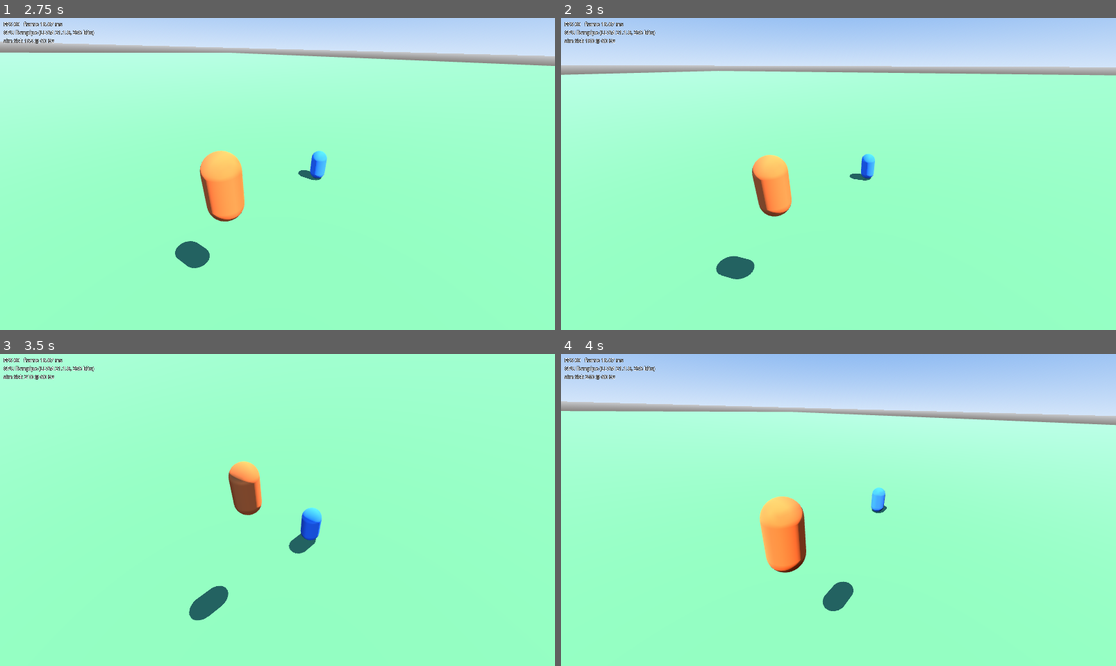
Above: before the commit, frames 1-4 (two rows, left to right).
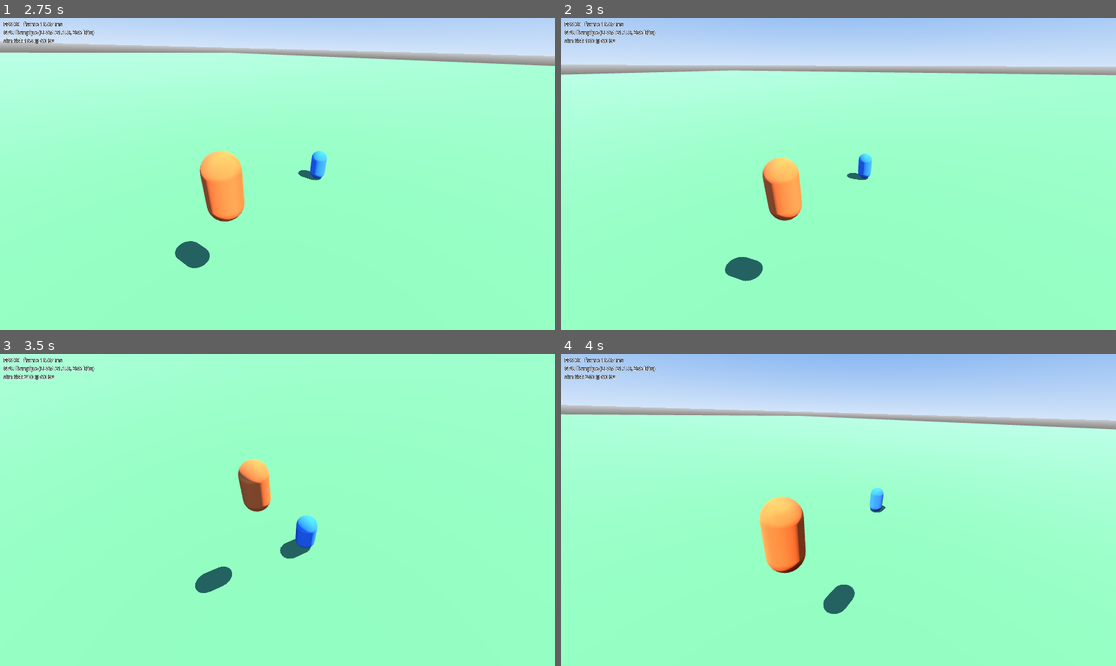
Above: after the commit, the same moments.

Repository: ArnabChatterjee20k/skybreak
Game: Godot game, scene res://game/levels/test_arena.tscn
The game is run twice, just before and just after one commit, with the same random seed, the same clock (stepped at 60 frames per second) and the same inputs.
Inputs (mouse positions are in pixels of both pictures, inside the frame that each line leads up to):
- Up to frame 1 (2.75 s): tap Enter at 0.5 s; move the mouse to (399, 158) at 0.52 s; hold D (move_right) 0.53-1.28 s; tap Space (ascend) at 0.6 s; click (399, 158) at 0.67 s; move the mouse to (249, 174) at 1.27 s; hold W (move_forward) from 1.28 s (still down); tap E (fighter_block) at 1.35 s; move the mouse to (288, 167) at 2.02 s; tap X (fighter_breaker) at 2.1 s
- Up to frame 2 (3 s): keep holding W (move_forward); move the mouse to (832, 180) at 2.77 s; tap R (fighter_charge) at 2.85 s; click (832, 180) at 2.92 s
- Up to frame 3 (3.5 s): keep holding W (move_forward)
- Up to frame 4 (4 s): keep holding W (move_forward); move the mouse to (877, 513) at 3.52 s; tap Shift (fighter_dash) at 3.6 s

Frame 1 is identical in both runs. In frame 2, 1.9% of the frame differs, in the area x 0-100%, y 14-85%; in frame 3, 2.2%; in frame 4, 3.8%, in the area x 0-100%, y 15-84%.

Commit message:
Add fixed-point meters to the combat sim and charge ki for movement
Co-Authored-By: Claude Opus 5.5 <noreply@anthropic.com>
Claude-Session: https://claude.ai/code/session_01WbnN9ffwurLS2Yry6i3xmD

Diff:
--- a/game/combat/combat_sim.gd
+++ b/game/combat/combat_sim.gd
@@ -5,38 +5,48 @@
 ## in ticks; use TICK_SECONDS when a duration in seconds is needed. All
 ## randomness comes from rng, so a seed plus the inputs replays a match exactly.
 
-## Things that will cost ki once meters exist (T-D02).
-enum KiCost { DASH, RUSH_DASH, SUSTAINED_DASH_TICK, VANISH_STEP }
-
 const TICKS_PER_SECOND := 60
 const TICK_SECONDS := 1.0 / TICKS_PER_SECOND
 ## A press stays buffered for this many ticks, counting the tick it happened.
 const INPUT_BUFFER_TICKS := 6
 const DEFAULT_TUNING := preload("res://game/combat/default_movement_tuning.tres")
+const DEFAULT_METER_TUNING := preload("res://game/combat/default_meter_tuning.tres")
+const DEFAULT_FIGHTER_STATS := preload("res://game/combat/default_fighter_stats.tres")
 
 const _DASH := FighterInput.Action.DASH
 const _BLOCK := FighterInput.Action.BLOCK
+const _CHARGE := FighterInput.Action.CHARGE
+const _UNIT := FighterState.METER_UNIT
+## Presses that do not interrupt charging.
+const _CHARGE_SAFE_ACTIONS := FighterInput.Action.CHARGE | FighterInput.Action.LOCK_TOGGLE
 ## A rush dash counts as arrived within this many metres of its stop distance.
 const _RUSH_ARRIVAL_MARGIN := 0.01
 
 var current_tick: int = 0
 var fighters: Array[FighterState] = []
 var rng := RandomNumberGenerator.new()
+## True once a fighter is knocked out; inputs are ignored until start_round().
+var round_over: bool = false
+## Index of the fighter who won the round, or -1 while it is undecided.
+var round_winner: int = -1
 ## Movement constants. Not part of the state hash: it is configuration.
 var tuning: MovementTuning
-
-
-func _init(seed_value: int = 0, movement_tuning: MovementTuning = null) -> void:
+## Meter constants shared by all fighters. Configuration, like tuning.
+var meter_tuning: MeterTuning
+
+
+func _init(seed_value: int = 0, movement_tuning: MovementTuning = null,
+		meters: MeterTuning = null) -> void:
 	rng.seed = seed_value
-	if movement_tuning:
-		tuning = movement_tuning
-	else:
-		tuning = DEFAULT_TUNING as MovementTuning
-
-
-## Adds a fighter. Above the floor it starts hovering, otherwise standing.
-func add_fighter(start_position: Vector3) -> FighterState:
+	tuning = movement_tuning if movement_tuning else DEFAULT_TUNING as MovementTuning
+	meter_tuning = meters if meters else DEFAULT_METER_TUNING as MeterTuning
+
+
+## Adds a fighter with round-start meters; above the floor it hovers, otherwise stands.
+func add_fighter(start_position: Vector3, stats: FighterStats = null) -> FighterState:
 	var fighter := FighterState.new()
+	fighter.stats = stats if stats else DEFAULT_FIGHTER_STATS as FighterStats
+	_reset_round_meters(fighter)
 	fighter.position = start_position
 	for _action in FighterInput.Action.size():
 		fighter.press_ages.append(INPUT_BUFFER_TICKS)
@@ -58,13 +68,24 @@
 func tick(inputs: Array[FighterInput]) -> void:
 	assert(inputs.size() == fighters.size(), "one input per fighter")
 	for i in fighters.size():
-		_step_fighter(i, inputs[i])
+		# After a KO everyone gets neutral input until the next round.
+		_step_fighter(i, FighterInput.new() if round_over else inputs[i])
 	current_tick += 1
+
+
+## Starts a new round: health, grey part, ki and guard reset; burst and Last Stand carry over.
+func start_round() -> void:
+	round_over = false
+	round_winner = -1
+	for fighter in fighters:
+		_reset_round_meters(fighter)
+		if fighter.state in [FighterState.State.CHARGING, FighterState.State.GUARD_BROKEN]:
+			_enter_free_state(fighter)
 
 
 ## Hash of everything that defines the sim state; equal hashes mean equal states.
 func state_hash() -> int:
-	var parts: Array = [current_tick, rng.state]
+	var parts: Array = [current_tick, rng.state, round_over, round_winner]
 	for fighter in fighters:
 		parts.append_array(fighter.state_values())
 	return hash(var_to_bytes(parts))
@@ -91,6 +112,75 @@
 	var ages := fighters[fighter_index].press_ages
 	return ages[_action_index(_DASH)] < INPUT_BUFFER_TICKS \
 		and ages[_action_index(_BLOCK)] < INPUT_BUFFER_TICKS
+
+
+## Spends amount ki (display units) if the fighter has that much. False otherwise.
+func try_spend_ki(fighter_index: int, amount: int) -> bool:
+	return _spend_ki(fighters[fighter_index], amount)
+
+
+## Ki gain for landing a hit; T-D04 calls it for the attacker.
+func add_landed_hit_ki(fighter_index: int) -> void:
+	_add_ki(fighters[fighter_index], meter_tuning.ki_per_landed_hit * _UNIT)
+
+
+## Ki gain for a blocked hit; T-D05 calls it.
+func add_blocked_hit_ki(fighter_index: int) -> void:
+	_add_ki(fighters[fighter_index], meter_tuning.ki_per_blocked_hit * _UNIT)
+
+
+## Burst gain for a perfect block; T-D05 calls it for the blocker.
+func add_perfect_block_burst(fighter_index: int) -> void:
+	_add_burst(fighters[fighter_index], meter_tuning.burst_per_perfect_block * _UNIT)
+
+
+## Spends whole burst stocks if the fighter has them. False otherwise.
+func try_spend_burst(fighter_index: int, stocks: int) -> bool:
+	var fighter := fighters[fighter_index]
+	var cost := stocks * meter_tuning.burst_stock_size * _UNIT
+	if fighter.burst < cost:
+		return false
+	fighter.burst -= cost
+	return true
+
+
+## Applies already-scaled damage (display units); attacker -1 means no attacker.
+func apply_damage(target_index: int, attacker_index: int, amount: int) -> void:
+	var target := fighters[target_index]
+	if round_over or amount <= 0 or target.is_knocked_out():
+		return
+	var dealt := mini(amount * _UNIT, target.health)
+	target.health -= dealt
+	# Earlier grey health is lost; this hit leaves its own grey part.
+	target.grey_health = 0 if target.is_knocked_out() \
+		else dealt * meter_tuning.grey_percent / 100
+	target.ticks_since_hit = 0
+	if target.state == FighterState.State.CHARGING:
+		_enter_free_state(target)
+	_add_burst(target, dealt * meter_tuning.burst_per_1000_damage_taken / 1000)
+	if attacker_index >= 0:
+		_add_burst(fighters[attacker_index], dealt * meter_tuning.burst_per_1000_damage_dealt / 1000)
+	if target.is_knocked_out():
+		_end_round_if_decided()
+	elif not target.last_stand_used and target.health * 100 \
+			< target.stats.max_health * _UNIT * meter_tuning.last_stand_health_percent:
+		target.last_stand_used = true
+		_add_burst(target, meter_tuning.last_stand_burst_stocks * meter_tuning.burst_stock_size * _UNIT)
+
+
+## Removes guard (display units); at 0 the fighter is stunned in GUARD_BROKEN.
+func apply_guard_damage(fighter_index: int, amount: int) -> void:
+	var fighter := fighters[fighter_index]
+	if round_over or amount <= 0:
+		return
+	fighter.guard = maxi(fighter.guard - amount * _UNIT, 0)
+	fighter.ticks_since_block = 0
+	if fighter.guard == 0:
+		fighter.blocking = false
+		fighter.velocity = Vector3.ZERO
+		fighter.dash_kind = FighterState.DashKind.NONE
+		fighter.dash_direction = Vector3.ZERO
+		fighter.enter_state(FighterState.State.GUARD_BROKEN)
 
 
 ## Uses up a vanish input (both presses). False if there is none.
@@ -110,7 +200,9 @@
 	_update_lock_on(index, input)
 	var wish := _wish_direction(input)
 	_finish_timed_action(index, input)
-	_start_buffered_action(index, input, wish)
+	if not round_over:
+		_start_buffered_action(index, input, wish)
+		_start_charging(index)
 	match fighter.state:
 		FighterState.State.IDLE, FighterState.State.MOVING:
 			_move_on_ground(fighter, input, wish)
@@ -120,12 +212,14 @@
 			_move_flying(fighter, input, wish)
 		FighterState.State.DASHING:
 			_move_dashing(index, input, wish)
-		FighterState.State.VANISHING:
+		FighterState.State.VANISHING, FighterState.State.CHARGING, FighterState.State.GUARD_BROKEN:
 			fighter.velocity = Vector3.ZERO
 	fighter.position += fighter.velocity * TICK_SECONDS
 	_clamp_to_arena(fighter)
 	_land_if_on_floor(fighter)
 	_update_facing(index)
+	if not round_over:
+		_update_meters(fighter)
 	fighter.state_ticks += 1
 
 
@@ -149,13 +243,22 @@
 		fighter.lock_on_target = _next_opponent(index, fighter.lock_on_target, input.target_switch)
 
 
-## Ends dashes and vanish steps whose time is up, before new actions are read.
+## Ends dashes, vanishes, charging and guard breaks that are over, before new actions.
 func _finish_timed_action(index: int, input: FighterInput) -> void:
 	var fighter := fighters[index]
-	if fighter.state == FighterState.State.VANISHING:
-		if fighter.state_ticks >= tuning.vanish_step_ticks:
-			_enter_free_state(fighter)
-		return
+	match fighter.state:
+		FighterState.State.VANISHING:
+			if fighter.state_ticks >= tuning.vanish_step_ticks:
+				_enter_free_state(fighter)
+			return
+		FighterState.State.GUARD_BROKEN:
+			if fighter.state_ticks >= meter_tuning.guard_break_ticks:
+				_enter_free_state(fighter)
+			return
+		FighterState.State.CHARGING:
+			if not input.is_held(_CHARGE) or (input.pressed_actions & ~_CHARGE_SAFE_ACTIONS) != 0:
+				_enter_free_state(fighter)
+			return
 	if fighter.state != FighterState.State.DASHING:
 		return
 	match fighter.dash_kind:
@@ -176,25 +279,33 @@
 				# A rush stops dead in front of the target, ready for a follow-up.
 				fighter.velocity = Vector3.ZERO
 				_end_dash(fighter)
-	# Sustained dashing costs ki every tick it lasts.
+	# Sustained dashing costs ki every tick; a per-second rate is the per-tick cost in sixtieths.
 	if fighter.dash_kind == FighterState.DashKind.SUSTAINED \
-			and not _spend_ki(fighter, KiCost.SUSTAINED_DASH_TICK):
+			and not _spend_ki_units(fighter, meter_tuning.sustained_dash_ki_per_second):
 		_end_dash(fighter)
 
 
-## Starts a vanish step or dash if its input is buffered and the state allows it.
+## Starts a buffered vanish step or dash if affordable; a vanish never falls back to a dash.
 func _start_buffered_action(index: int, input: FighterInput, wish: Vector3) -> void:
 	var fighter := fighters[index]
-	var free := fighter.state in [
-		FighterState.State.IDLE, FighterState.State.MOVING,
-		FighterState.State.FALLING, FighterState.State.FLYING,
-	]
+	var free := _is_free(fighter)
 	var can_vanish := free or fighter.state == FighterState.State.DASHING
-	if can_vanish and has_vanish_input(index) and _spend_ki(fighter, KiCost.VANISH_STEP):
-		consume_vanish_input(index)
-		_start_vanish(fighter, input, wish)
+	if can_vanish and has_vanish_input(index):
+		if _spend_ki(fighter, meter_tuning.vanish_step_ki_cost):
+			consume_vanish_input(index)
+			_start_vanish(fighter, input, wish)
 	elif free and is_buffered(index, _DASH):
 		_start_dash(index, input, wish)
+
+
+## A buffered CHARGE press starts charging on the ground or in flight, not while falling.
+func _start_charging(index: int) -> void:
+	var fighter := fighters[index]
+	if fighter.state == FighterState.State.FALLING or not _is_free(fighter):
+		return
+	if consume_buffered(index, _CHARGE):
+		fighter.velocity = Vector3.ZERO
+		fighter.enter_state(FighterState.State.CHARGING)
 
 
 func _start_dash(index: int, input: FighterInput, wish: Vector3) -> void:
@@ -203,7 +314,7 @@
 	if direction == Vector3.ZERO:
 		direction = _neutral_dash_direction(index, input)
 	var rush := _points_at_target(index, direction)
-	if not _spend_ki(fighter, KiCost.RUSH_DASH if rush else KiCost.DASH):
+	if not _spend_ki(fighter, meter_tuning.rush_dash_ki_cost if rush else meter_tuning.dash_ki_cost):
 		return
 	consume_buffered(index, _DASH)
 	fighter.dash_kind = FighterState.DashKind.RUSH if rush else FighterState.DashKind.STEP
@@ -389,9 +500,75 @@
 	return current
 
 
-## Ki hook: T-D02 checks and spends the fighter's ki here. Free until then.
-func _spend_ki(_fighter: FighterState, _cost: KiCost) -> bool:
+## Passive ki or charging, grey health and guard regeneration, once per tick.
+func _update_meters(fighter: FighterState) -> void:
+	var ki_rate := meter_tuning.ki_passive_per_second
+	if fighter.state == FighterState.State.CHARGING:
+		ki_rate = meter_tuning.ki_charge_per_second
+	_add_ki(fighter, ki_rate)
+	if fighter.ticks_since_hit >= meter_tuning.grey_regen_delay_ticks:
+		var regen := mini(meter_tuning.grey_regen_per_second, fighter.grey_health)
+		fighter.health += regen
+		fighter.grey_health -= regen
+	else:
+		fighter.ticks_since_hit += 1
+	if fighter.blocking:
+		fighter.ticks_since_block = 0
+	elif fighter.ticks_since_block >= meter_tuning.guard_regen_delay_ticks:
+		fighter.guard = mini(fighter.guard + meter_tuning.guard_regen_per_second,
+			fighter.stats.guard_max * _UNIT)
+	else:
+		fighter.ticks_since_block += 1
+
+
+func _reset_round_meters(fighter: FighterState) -> void:
+	fighter.health = fighter.stats.max_health * _UNIT
+	fighter.grey_health = 0
+	fighter.ki = meter_tuning.round_start_ki * _UNIT
+	fighter.guard = fighter.stats.guard_max * _UNIT
+	fighter.ticks_since_hit = 0
+	fighter.ticks_since_block = 0
+	fighter.blocking = false
+
+
+## The round ends when at most one fighter is still standing.
+func _end_round_if_decided() -> void:
+	var standing: Array[int] = []
+	for index in fighters.size():
+		if not fighters[index].is_knocked_out():
+			standing.append(index)
+	if standing.size() <= 1:
+		round_over = true
+		round_winner = standing[0] if standing.size() == 1 else -1
+
+
+## Spends cost ki in display units. False, spending nothing, if there is too little.
+func _spend_ki(fighter: FighterState, cost: int) -> bool:
+	return _spend_ki_units(fighter, cost * _UNIT)
+
+
+func _spend_ki_units(fighter: FighterState, units: int) -> bool:
+	if fighter.ki < units:
+		return false
+	fighter.ki -= units
 	return true
+
+
+func _add_ki(fighter: FighterState, units: int) -> void:
+	fighter.ki = mini(fighter.ki + units, meter_tuning.ki_max * _UNIT)
+
+
+func _add_burst(fighter: FighterState, units: int) -> void:
+	var cap := meter_tuning.burst_max_stocks * meter_tuning.burst_stock_size * _UNIT
+	fighter.burst = mini(fighter.burst + units, cap)
+
+
+## Standing, moving, falling or flying: able to start a new action.
+func _is_free(fighter: FighterState) -> bool:
+	return fighter.state in [
+		FighterState.State.IDLE, FighterState.State.MOVING,
+		FighterState.State.FALLING, FighterState.State.FLYING,
+	]
 
 
 static func _action_index(action: int) -> int:
--- a/game/combat/fighter_state.gd
+++ b/game/combat/fighter_state.gd
@@ -11,7 +11,12 @@
 	FLYING, ## Free flight, including hovering.
 	DASHING, ## Any dash; dash_kind says which.
 	VANISHING, ## Vanish step: teleported, briefly unable to act.
+	CHARGING, ## Charging ki in place; any other action or a hit ends it.
+	GUARD_BROKEN, ## Stunned after the guard meter ran out.
 }
+
+## Stored meter units per display unit: meters are integers in sixtieths.
+const METER_UNIT := 60
 
 enum DashKind {
 	NONE,
@@ -37,6 +42,24 @@
 ## Action bits whose latest press was already consumed from the input buffer.
 var consumed_presses: int = 0
 
+# Meters, all in sixtieths (display value x METER_UNIT).
+## Meter numbers for this fighter. Configuration, so not in the state hash.
+var stats: FighterStats
+var health: int = 0
+## Recoverable damage on top of health; regenerates after a quiet spell.
+var grey_health: int = 0
+var ki: int = 0
+var guard: int = 0
+var burst: int = 0
+## Ticks since the last hit, counted up to the grey regen delay.
+var ticks_since_hit: int = 0
+## Ticks since the last block or guard damage, counted up to the guard regen delay.
+var ticks_since_block: int = 0
+## True while blocking; T-D05 sets it. Blocking pauses guard regeneration.
+var blocking: bool = false
+## Last Stand gives its free burst once per match.
+var last_stand_used: bool = false
+
 
 ## Switches to new_state and restarts the tick counter, even if it is the same state.
 func enter_state(new_state: State) -> void:
@@ -48,9 +71,37 @@
 	return state == State.IDLE or state == State.MOVING
 
 
+func is_knocked_out() -> bool:
+	return health <= 0
+
+
+# Display values for the HUD.
+
+func health_display() -> float:
+	return float(health) / METER_UNIT
+
+
+func grey_health_display() -> float:
+	return float(grey_health) / METER_UNIT
+
+
+func ki_display() -> float:
+	return float(ki) / METER_UNIT
+
+
+func guard_display() -> float:
+	return float(guard) / METER_UNIT
+
+
+func burst_display() -> float:
+	return float(burst) / METER_UNIT
+
+
 ## Every value that defines this fighter, for CombatSim.state_hash().
 func state_values() -> Array:
 	return [
 		position, velocity, lock_on_target, state, state_ticks, facing_yaw,
 		dash_kind, dash_direction, press_ages, consumed_presses,
+		health, grey_health, ki, guard, burst, ticks_since_hit, ticks_since_block,
+		blocking, last_stand_used,
 	]
